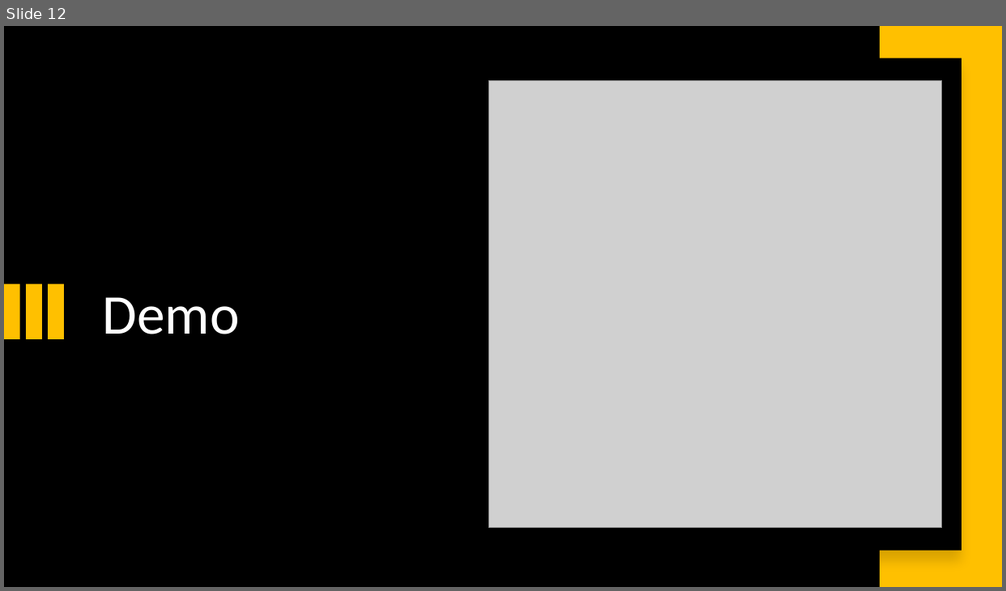
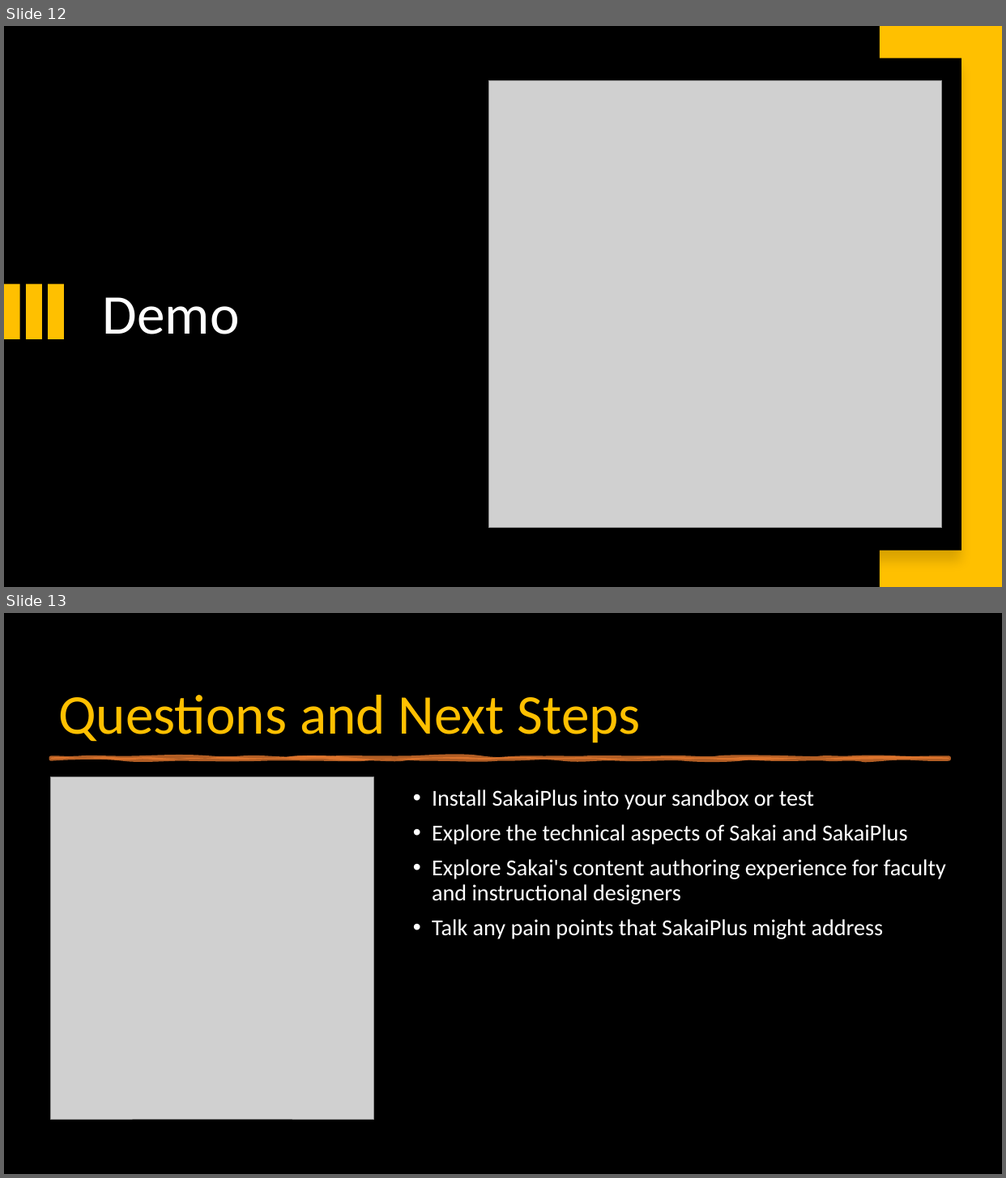
Before and after one commit to csev/talks, a slide deck: 2023/2023-09-Sakai-Plus.pptx. Shown one above the other, each under a label of ours: slide 12 before the commit, slides 12 and 13 after it. The pictures are 1006x591 and 1006x1178 pixels, drawn with LibreOffice and Linux fonts; fonts in the diff are those of the drawing; grey boxes stand for pictures. Boxes give left, top, right and bottom in pixels: in the first picture for what was removed or moved away, otherwise in the second. Text is boxed around its words. In the diff, an @@ line names an element or a change of style, - is before the commit and + after.

Commit message:
Updates

```diff
--- a/2023/2023-09-Sakai-Plus.pptx
+++ b/2023/2023-09-Sakai-Plus.pptx
@@ slide 13 added at <box>4,613,1002,1174</box>, background #000000 @@
@@ title added at <box>58,695,641,743</box>, 54 pt, text #FFC000 @@
+Questions and Next Steps
@@ freeform shape added at <box>51,757,949,759</box>, fill #ED7D31 at 75% opacity, outline #ED7D31 3.5 pt @@
@@ picture added at <box>51,777,374,1120</box> @@
@@ text added at <box>432,790,946,939</box>, 22 pt, text #FFFFFF @@
+• Install SakaiPlus into your sandbox or test
+• Explore the technical aspects of Sakai and SakaiPlus
+• Explore Sakai's content authoring experience for faculty and instructional designers
+• Talk any pain points that SakaiPlus might address
```
Also in this commit, not shown: 2 other slides added.
